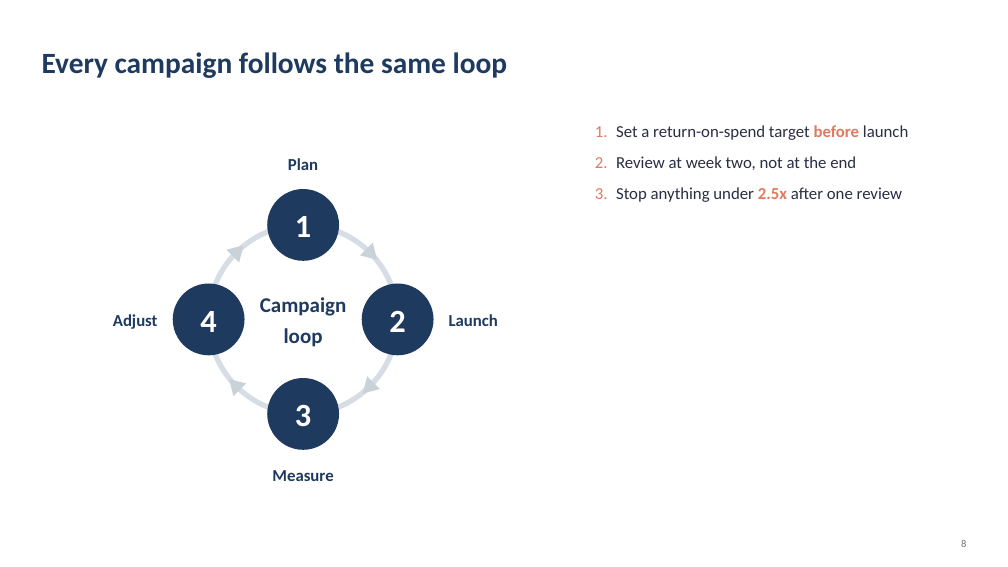
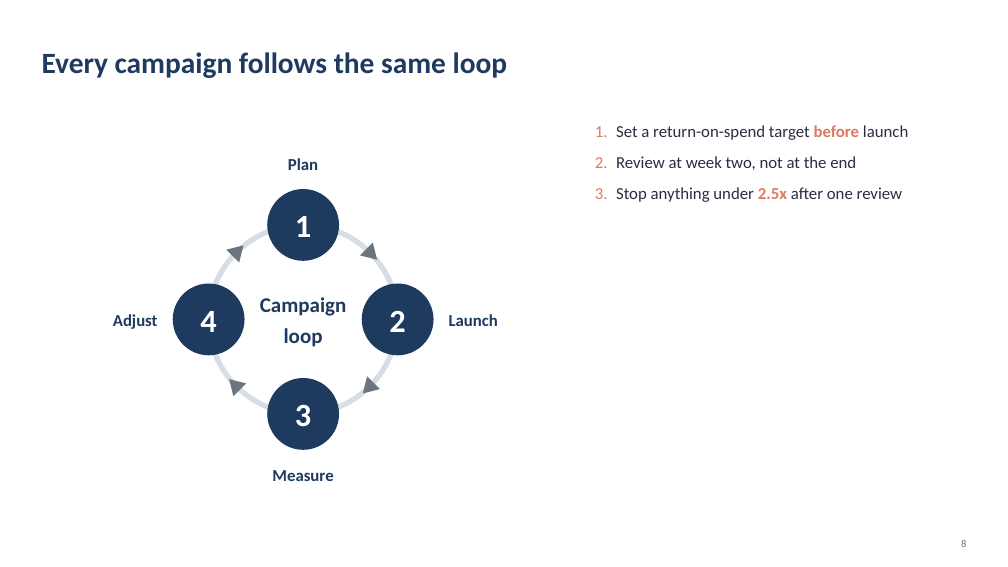
Before and after one commit to FrocketGaming/PPT_DEMO, a slide deck: slide 8 of out/recipes.pptx. Drawn at 1008x567 pixels with LibreOffice and Linux fonts; fonts in the diff are those of the drawing. Boxes give left, top, right and bottom in pixels: in the first picture for what was removed or moved away, otherwise in the second. Text is boxed around its words. In the diff, an @@ line names an element or a change of style, - is before the commit and + after.

```diff
--- a/out/recipes.pptx
+++ b/out/recipes.pptx
@@ fill #C9D1D9 to #6C757D in 4 elements at (x1=360, y1=242, x2=384, y2=266), (x1=357, y1=376, x2=380, y2=400), (x1=223, y1=373, x2=246, y2=397), (x1=226, y1=239, x2=250, y2=263) @@
```
Also in this commit, not shown: 3 other files.
